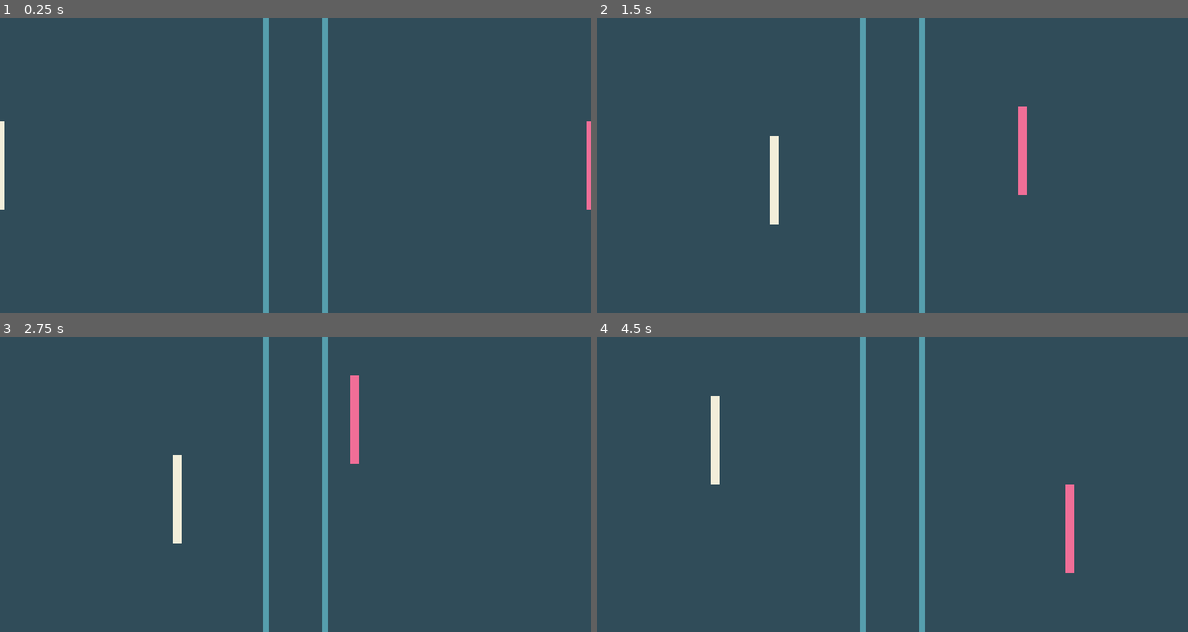
Above: before the commit, frames 1-4 (two rows, left to right).
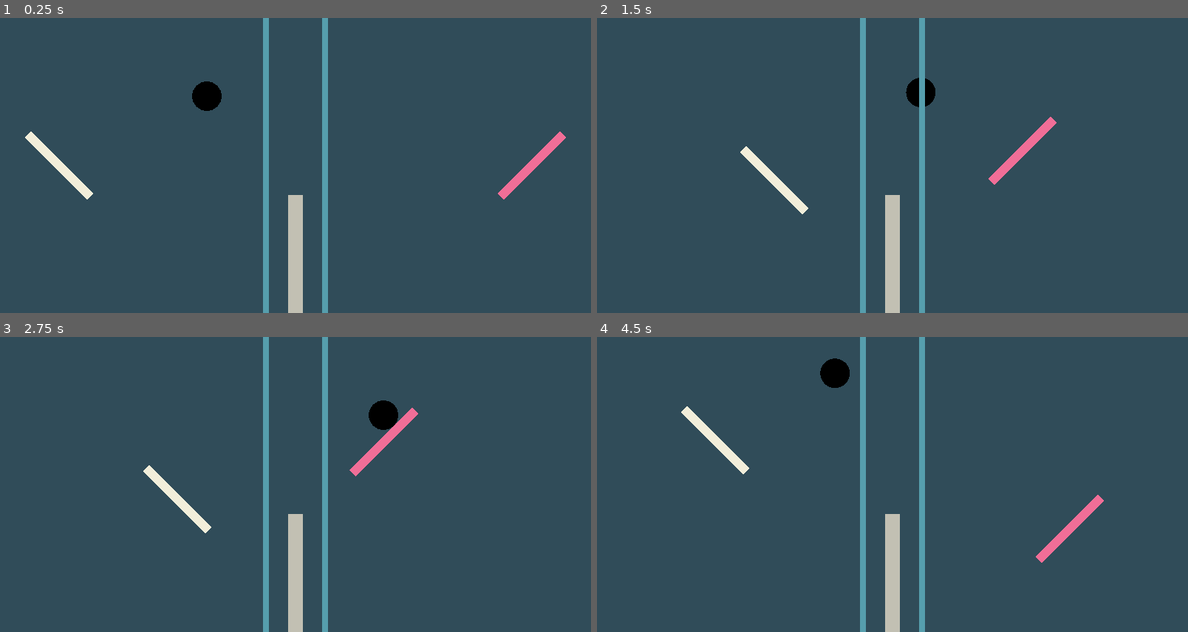
Above: after the commit, the same moments.

Repository: creikey/table-tennis
Game: Godot game, scene res://Main.tscn
Same seed, same stepped clock (60 frames per second), same inputs: the game is played once before the commit and once after it.
Inputs (mouse positions are in pixels of both pictures, inside the frame that each line leads up to):
- Up to frame 1 (0.25 s): no input
- Up to frame 2 (1.5 s): move the mouse to (1022, 150) at 0.52 s; move the mouse to (774, 180) at 1.27 s
- Up to frame 3 (2.75 s): move the mouse to (354, 419) at 2.02 s
- Up to frame 4 (4.5 s): tap Enter at 2.75 s; move the mouse to (862, 543) at 2.77 s; tap Space at 3.5 s; move the mouse to (1069, 528) at 3.52 s; move the mouse to (715, 440) at 4.27 s

The runs differ from the first frame. In frame 1, 2.7% of the frame differs, in the area x 0-100%, y 21-100%; in frame 2, 2.8%; in frame 3, 3.1%, in the area x 24-71%, y 13-100%; in frame 4, 2.9%.

Commit message:
Terribly working kinematic body implementation

Diff:
--- /dev/null
+++ b/src/Ball.gd
@@ -0,0 +1,64 @@
+tool
+extends KinematicBody2D
+
+export var screen_percentage_down := 0.25 setget set_screen_percentage_down
+export var color := Color() setget set_color
+export var radius := 50.0 setget set_radius
+export var gravity := 450.0
+
+var accel := Vector2()
+var vel := Vector2()
+
+func set_radius(new_radius):
+	radius = new_radius
+	update()
+	if has_node("CollisionShape2D"):
+		$CollisionShape2D.shape.radius = radius
+
+func set_color(new_color):
+	color = new_color
+	update()
+
+func set_screen_percentage_down(new_screen_percentage_down):
+	screen_percentage_down = new_screen_percentage_down
+	update_position()
+
+func _ready():
+	randomize()
+	update_position()
+	self.radius = radius
+	_random_velocity()
+
+func _random_velocity():
+	vel.x = float((randi()%2)*2 - 1)*1200.0
+
+func _physics_process(delta):
+	if Engine.editor_hint:
+		return
+	accel.y = gravity
+	vel += accel*delta
+	var collision: KinematicCollision2D = move_and_collide(vel*delta)
+	if collision != null:
+		if collision.collider.is_in_group("net"):
+			vel = Vector2()
+			update_position()
+			_random_velocity()
+			return
+		vel *= -1.0
+#		vel = vel.reflect(collision.normal)
+#		vel.x = min(sign(vel.x)*500.0, )
+
+#		if collision.collider.is_in_group("paddles"):
+#			var added_vel: Vector2 = collision.collider.get_vel()
+#			added_vel *= 10.0
+#			vel += added_vel
+#	vel = move_and_slide(vel, Vector2(0, 1))
+
+func _draw():
+	draw_circle(Vector2(), radius, color)
+
+func update_position():
+	var width: float = ProjectSettings.get_setting("display/window/size/width")
+	var height: float = ProjectSettings.get_setting("display/window/size/height")
+
+	position = Vector2(width/2.0, height*screen_percentage_down)
--- a/src/GameState.gd
+++ b/src/GameState.gd
@@ -1,3 +1,4 @@
 extends Node
 
 const central_margin = 200.0
+var last_touched_is_left := false
--- a/src/Main.tscn
+++ b/src/Main.tscn
@@ -1,18 +1,65 @@
-[gd_scene load_steps=3 format=2]
+[gd_scene load_steps=10 format=2]
 
 [ext_resource path="res://Paddle.tscn" type="PackedScene" id=1]
 [ext_resource path="res://CentralDivider.gd" type="Script" id=2]
+[ext_resource path="res://Net.gd" type="Script" id=3]
+[ext_resource path="res://Ball.gd" type="Script" id=4]
+[ext_resource path="res://Walls.gd" type="Script" id=5]
+
+[sub_resource type="RectangleShape2D" id=1]
+extents = Vector2( 24.855, 200 )
+
+[sub_resource type="CircleShape2D" id=2]
+radius = 50.0
+
+[sub_resource type="SegmentShape2D" id=3]
+b = Vector2( 0, 1000 )
+
+[sub_resource type="SegmentShape2D" id=4]
+b = Vector2( 2000, 0 )
 
 [node name="Main" type="Node2D"]
 
 [node name="LeftPaddle" parent="." instance=ExtResource( 1 )]
 position = Vector2( 67.6157, 461.562 )
+rotation = -0.785398
 color = Color( 0.94902, 0.933333, 0.854902, 1 )
 
 [node name="RightPaddle" parent="." instance=ExtResource( 1 )]
 position = Vector2( 1934.88, 501.125 )
+rotation = 0.785398
 color = Color( 0.941176, 0.431373, 0.592157, 1 )
 on_left = false
+
+[node name="Net" type="StaticBody2D" parent="." groups=[
+"net",
+]]
+position = Vector2( 1000, 800 )
+script = ExtResource( 3 )
+size = Vector2( 49.71, 400 )
+color = Color( 0.760784, 0.752941, 0.701961, 1 )
+
+[node name="CollisionShape2D" type="CollisionShape2D" parent="Net"]
+shape = SubResource( 1 )
+
+[node name="ColorRect" type="ColorRect" parent="Net"]
+margin_left = -24.855
+margin_top = -200.0
+margin_right = 24.855
+margin_bottom = 200.0
+color = Color( 0.760784, 0.752941, 0.701961, 1 )
+__meta__ = {
+"_edit_use_anchors_": false
+}
+
+[node name="Ball" type="KinematicBody2D" parent="." groups=[
+"balls",
+]]
+position = Vector2( 1000, 250 )
+script = ExtResource( 4 )
+
+[node name="CollisionShape2D" type="CollisionShape2D" parent="Ball"]
+shape = SubResource( 2 )
 
 [node name="CanvasLayer" type="CanvasLayer" parent="."]
 
@@ -26,3 +73,20 @@
 "_edit_use_anchors_": false
 }
 color = Color( 0.337255, 0.619608, 0.678431, 1 )
+
+[node name="Walls" type="StaticBody2D" parent="."]
+script = ExtResource( 5 )
+
+[node name="LeftWall" type="CollisionShape2D" parent="Walls"]
+shape = SubResource( 3 )
+
+[node name="RightWall" type="CollisionShape2D" parent="Walls"]
+position = Vector2( 2000, 0 )
+shape = SubResource( 3 )
+
+[node name="TopWall" type="CollisionShape2D" parent="Walls"]
+shape = SubResource( 4 )
+
+[node name="BottomWall" type="CollisionShape2D" parent="Walls"]
+position = Vector2( 0, 1000 )
+shape = SubResource( 4 )
--- /dev/null
+++ b/src/Net.gd
@@ -0,0 +1,23 @@
+tool
+extends StaticBody2D
+
+export var size := Vector2(50, 200) setget set_size
+export var color := Color() setget set_color
+
+func _ready():
+	self.size = size
+
+func set_color(new_color):
+	color = new_color
+	if has_node("ColorRect"):
+		$ColorRect.color = color
+
+func set_size(new_size):
+	size = new_size
+	if has_node("ColorRect") and has_node("CollisionShape2D"):
+		var width: float = ProjectSettings.get_setting("display/window/size/width")
+		var height: float = ProjectSettings.get_setting("display/window/size/height")
+		$ColorRect.rect_size = size
+		$ColorRect.rect_position = -size/2.0
+		$CollisionShape2D.shape.extents = size/2.0
+		position = Vector2(width/2.0, height - size.y/2.0)
--- a/src/Paddle.gd
+++ b/src/Paddle.gd
@@ -5,7 +5,11 @@
 export var color := Color() setget set_color
 export var on_left := false
 
+var last_target_position := Vector2()
 var target_position := Vector2()
+
+func get_vel():
+	return (last_target_position - target_position)
 
 func set_color(new_color):
 	color = new_color
@@ -23,14 +27,23 @@
 	var width: float = ProjectSettings.get_setting("display/window/size/width")
 	var height: float = ProjectSettings.get_setting("display/window/size/height")
 	if on_left:
-		target_position = Vector2(0.0, height/2.0)
+		rotation_degrees = -45
+		target_position = Vector2(width*0.1, height/2.0)
 	else:
-		target_position = Vector2(width, height/2.0)
+		rotation_degrees = 45
+		target_position = Vector2(width*0.9, height/2.0)
 
 func _physics_process(delta):
 	if Engine.editor_hint:
 		return
-	var _vel := move_and_slide((target_position - global_position)/delta)
+	var collision: KinematicCollision2D = move_and_collide(target_position - global_position)
+	if collision != null:
+		if collision.collider.is_in_group("balls"):
+			var ball = collision.collider
+#			ball.vel = Vector2(500.0, 0.0)
+			print("Setting velocity")
+			ball.vel = (last_target_position - target_position).normalized()*(global_position - target_position).length()*5.0
+#	var _vel := move_and_slide((target_position - global_position)/delta)
 
 func _input(event):
 	if Engine.editor_hint:
@@ -38,7 +51,7 @@
 	if event is InputEventScreenDrag or event is InputEventMouseMotion:
 		var width: float = ProjectSettings.get_setting("display/window/size/width")
 
-		var new_position = event.position
+		var new_position: Vector2 = event.position
 #		if event is InputEventScreenDrag:
 #			new_position = event.position
 #		elif event is InputEventMouseMotion:
@@ -46,4 +59,5 @@
 
 		if on_left and new_position.x < width/2.0 - GameState.central_margin/2.0 or \
 		not on_left and new_position.x >= width/2.0 + GameState.central_margin/2.0:
+			last_target_position = target_position
 			target_position = new_position
--- a/src/Paddle.tscn
+++ b/src/Paddle.tscn
@@ -5,7 +5,10 @@
 [sub_resource type="RectangleShape2D" id=1]
 extents = Vector2( 15, 150 )
 
-[node name="Paddle" type="KinematicBody2D"]
+[node name="Paddle" type="KinematicBody2D" groups=[
+"paddles",
+]]
+rotation = -0.785398
 script = ExtResource( 1 )
 size = Vector2( 30, 300 )
 on_left = true
@@ -18,7 +21,7 @@
 margin_top = -150.0
 margin_right = 15.0
 margin_bottom = 150.0
-color = Color( 0.94902, 0.933333, 0.854902, 1 )
+color = Color( 0, 0, 0, 1 )
 __meta__ = {
 "_edit_use_anchors_": false
 }
--- /dev/null
+++ b/src/Walls.gd
@@ -0,0 +1,9 @@
+extends StaticBody2D
+
+func _ready():
+	var width: float = ProjectSettings.get_setting("display/window/size/width")
+	var height: float = ProjectSettings.get_setting("display/window/size/height")
+	$LeftWall.shape.b.y = height
+	$RightWall.position.x = width
+	$TopWall.shape.b.x = width
+	$BottomWall.position.y = height
Not shown, changed: .gitignore
